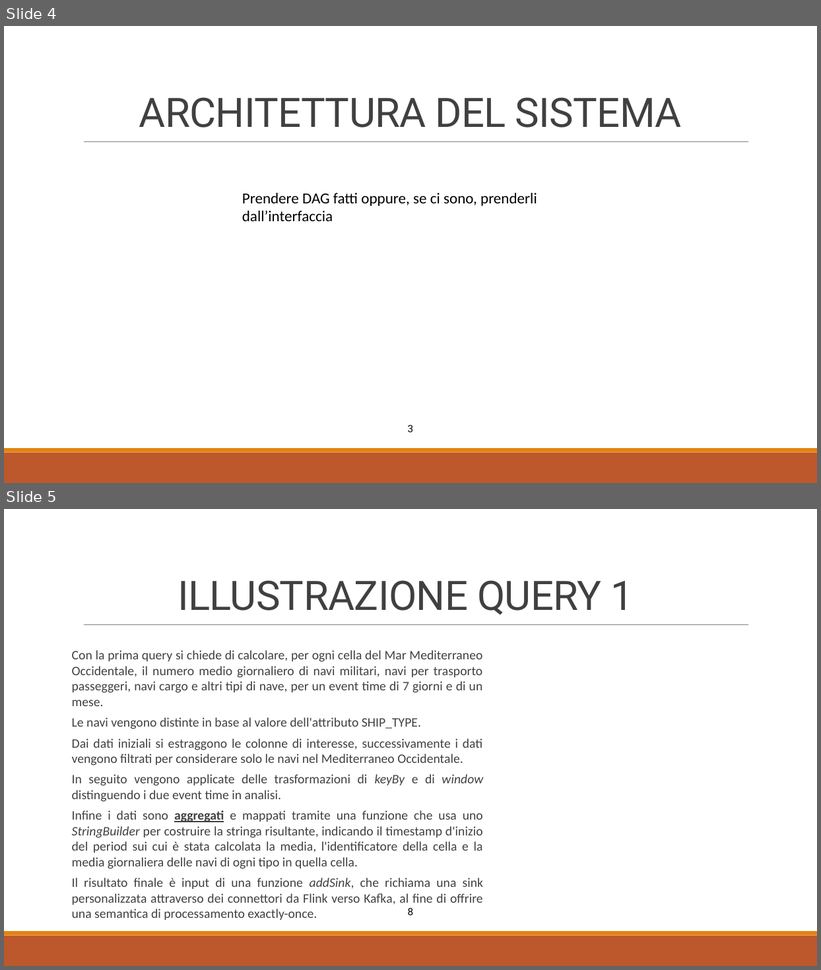
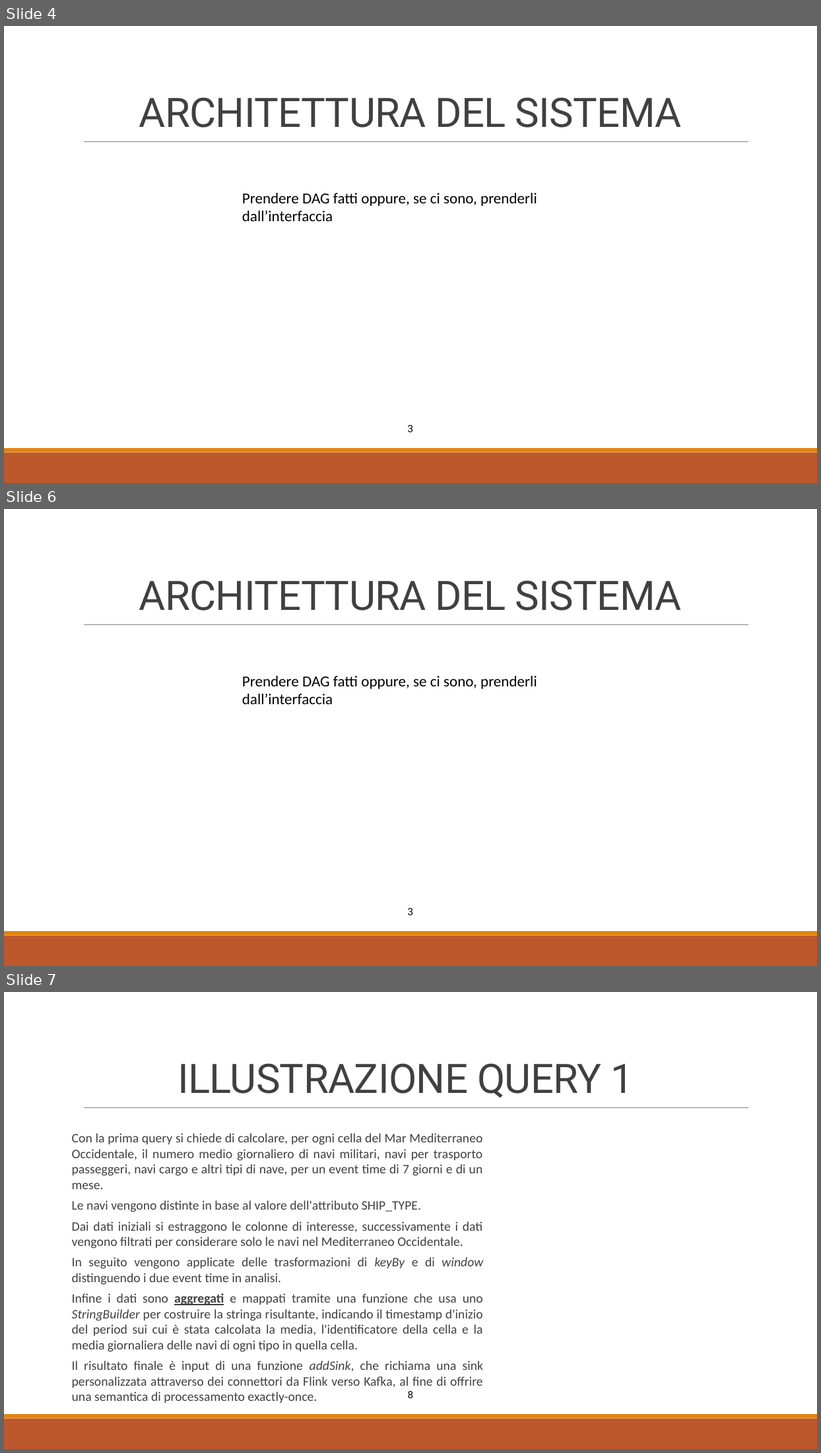
Before and after one commit to tizianotaglienti/sabd2021-project2, a slide deck: PROGETTO SABD 2.pptx. Shown one above the other, each under a label of ours: slides 4 and 5 before the commit, slides 4, 6 and 7 after it; the slides between them are not shown. The pictures are 821x970 and 821x1453 pixels, drawn with LibreOffice and Linux fonts; fonts in the diff are those of the drawing. Boxes give left, top, right and bottom in pixels: in the first picture for what was removed or moved away, otherwise in the second. Text is boxed around its words. In the diff, an @@ line names an element or a change of style, - is before the commit and + after.

```diff
--- a/PROGETTO SABD 2.pptx
+++ b/PROGETTO SABD 2.pptx
@@ slide 6 added at [4,509,817,966], background #FFFFFF; not listed: 3 template elements that a slide beside it also shows @@
@@ title added at [139,580,682,611], 48 pt, text #404040 @@
+ARCHITETTURA DEL SISTEMA
@@ text added at [242,676,537,704], 18 pt, text #000000 @@
+Prendere DAG fatti oppure, se ci sono, prenderli dall’interfaccia
@@ text added at [408,908,414,916], 12 pt, text #000000 @@
+3
@@ what was slide 5 is now slide 7 @@
```
Also in this commit, not shown: 3 slides changed, 2 other slides added, 1 slide removed.
